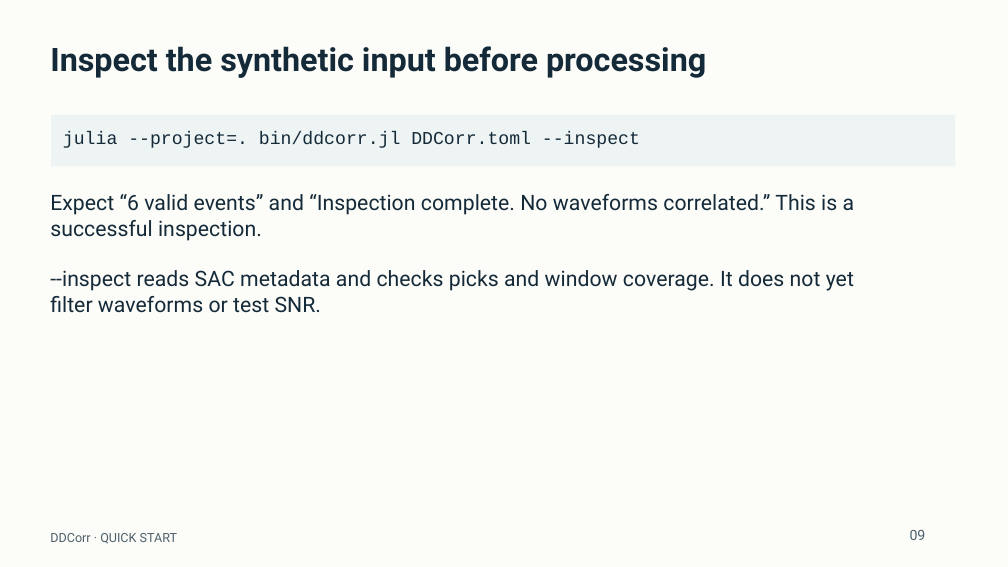
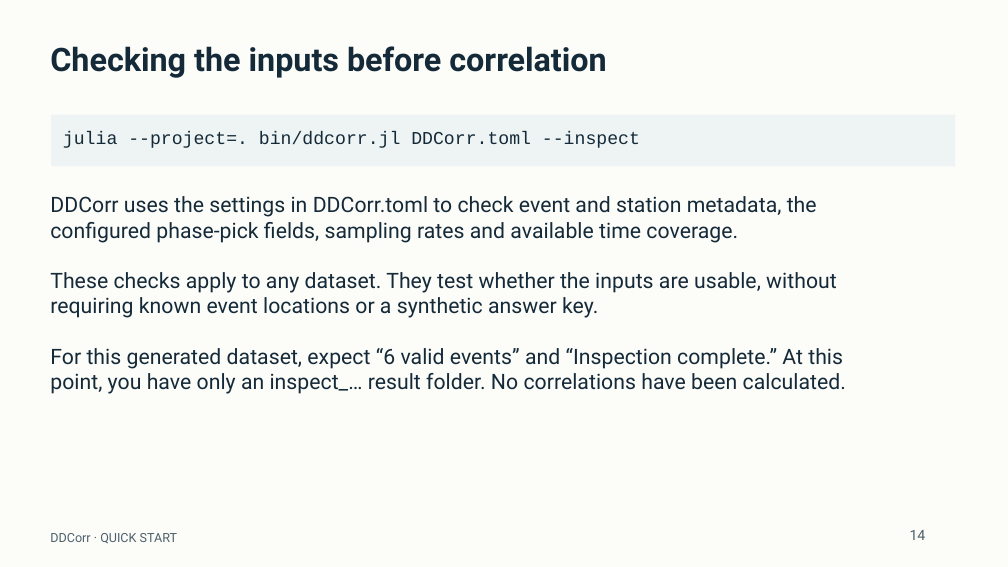
Before and after one commit to eliasrh/DDCorr.jl, a slide deck: slide 14 of teaching/DDCorr_minicourse.pptx (slide 9 before the commit). Drawn at 1008x567 pixels with LibreOffice and Linux fonts; fonts in the diff are those of the drawing. Boxes give left, top, right and bottom in pixels: in the first picture for what was removed or moved away, otherwise in the second. Text is boxed around its words. In the diff, an @@ line names an element or a change of style, - is before the commit and + after.

Commit message:
Revise student walkthrough with visual location context and explicit Python commands
Add editable ray-path and workflow diagrams, explain output formats and event indices, and make parameter experiments repeatable. Use the virtual environment executable in every acquisition command, add a small five-event download and Windows instructions, and clear synthetic selections before real processing. Add actionable dependency errors and a regression test.

```diff
--- a/teaching/DDCorr_minicourse.pptx
+++ b/teaching/DDCorr_minicourse.pptx
@@ text at (50,46,606,78): text changed @@
-Inspect the synthetic input before processing
+Checking the inputs before correlation
@@ text at (50,196,817,243): text changed @@
-Expect “6 valid events” and “Inspection complete. No waveforms correlated.” This is a
-successful inspection.
+DDCorr uses the settings in DDCorr.toml to check event and station metadata, the
+configured phase-pick fields, sampling rates and available time coverage.
@@ text at (50,272,837,318): text changed @@
---inspect reads SAC metadata and checks picks and window coverage. It does not yet
-filter waveforms or test SNR.
+These checks apply to any dataset. They test whether the inputs are usable, without
+requiring known event locations or a synthetic answer key.
@@ text added at (50,348,846,394), 20.2 pt, text #152A39 @@
+For this generated dataset, expect “6 valid events” and “Inspection complete.” At this
+point, you have only an inspect_… result folder. No correlations have been calculated.
@@ text at (910,530,926,540): text changed @@
-09
+14
```
Also in this commit, not shown: 67 other slides changed, 32 slides added, 16 slides removed, 22 other files.
